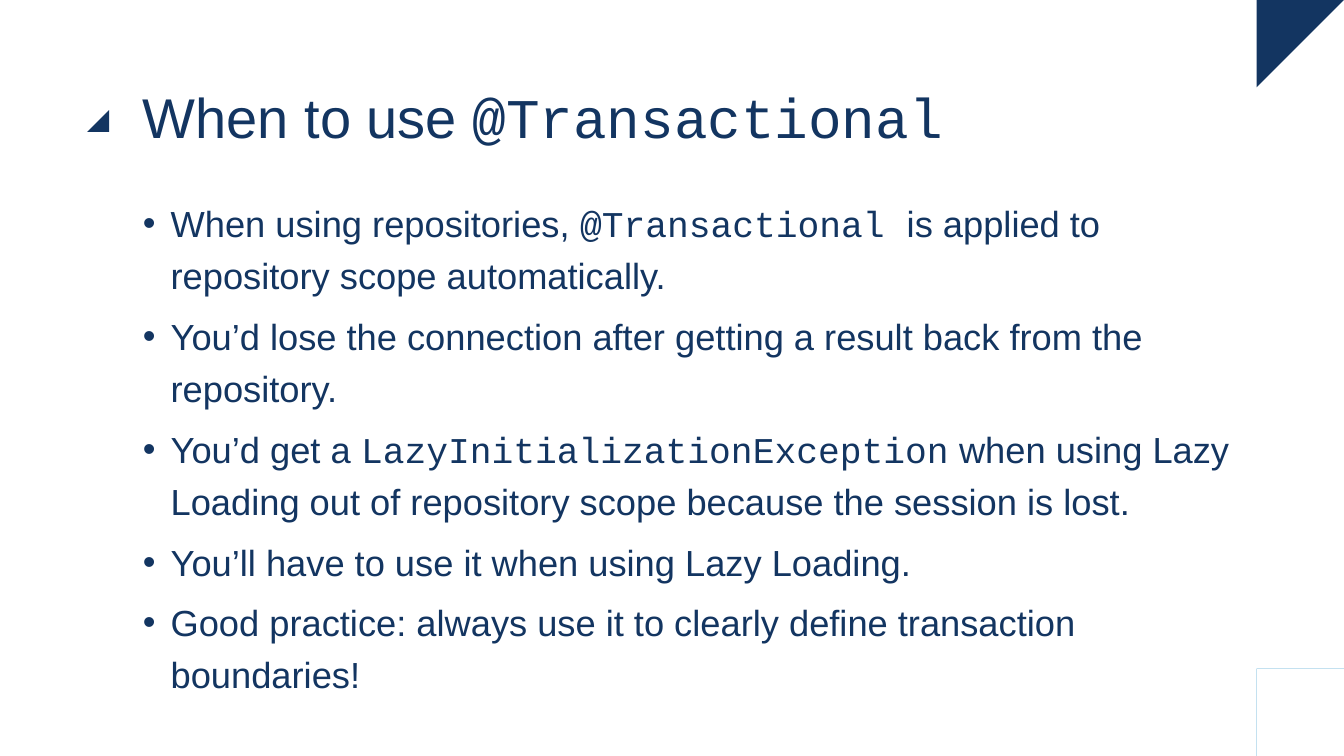
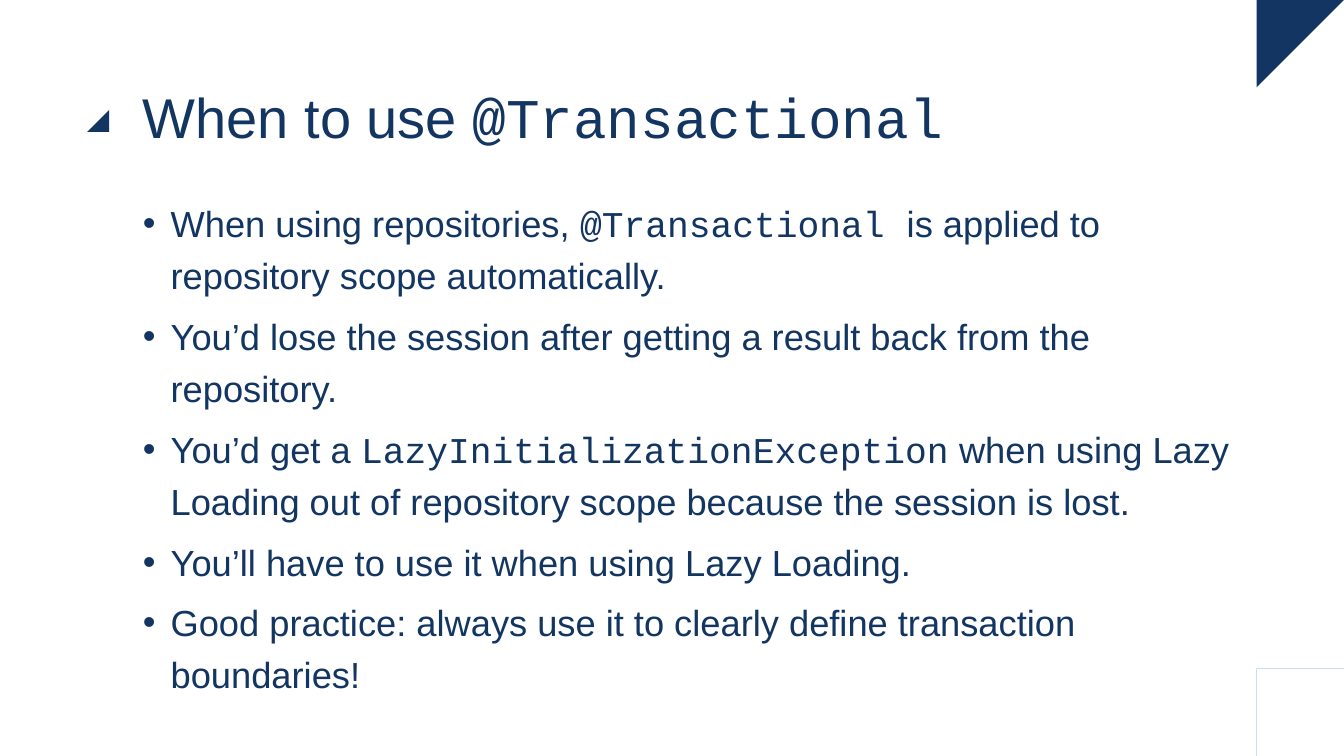
Before and after one commit to raoulvdberge/jpa-with-hibernate, a slide deck: slide 27 of slides.pptx. Drawn at 1344x756 pixels with LibreOffice and Linux fonts; fonts in the diff are those of the drawing. Boxes give left, top, right and bottom in pixels: in the first picture for what was removed or moved away, otherwise in the second. Text is boxed around its words. In the diff, an @@ line names an element or a change of style, - is before the commit and + after.

Commit message:
Update slides

```diff
--- a/slides.pptx
+++ b/slides.pptx
@@ text at [171,323,1090,409]: text changed @@
-• You’d lose the connection after getting a result back from the repository.
+• You’d lose the session after getting a result back from the repository.
```
Also in this commit, not shown: 1 other slide changed, 1 other file.
